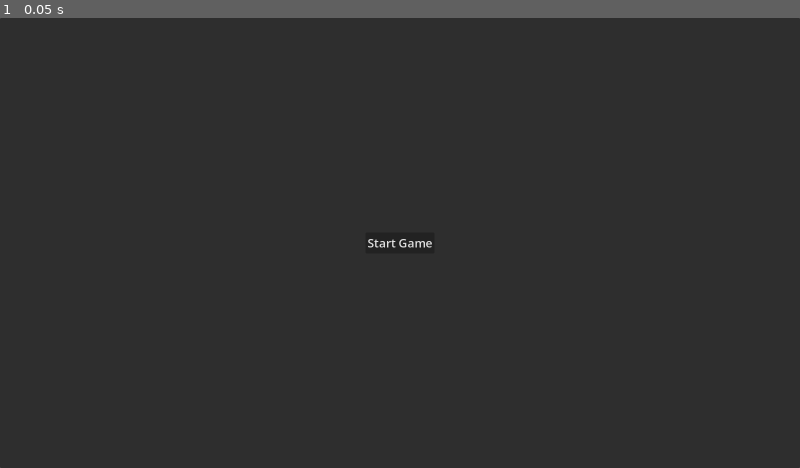
Above: before the commit, frame 1.
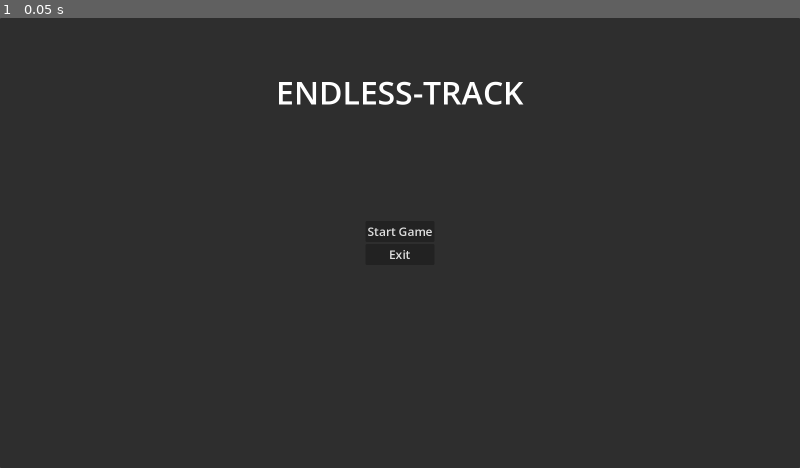
Above: after the commit, the same moment.

Repository: ankit-suman-07/GODOT_EndlessCarTrack_3D
Game: Godot game, scene res://scenes/main_menu.tscn
Same seed, same stepped clock (60 frames per second), same inputs: the game is played once before the commit and once after it. The project has no main scene, so this scene is started directly.
Inputs:
- Up to frame 1 (0.05 s): no input

The runs differ from the first frame. In frame 1, 0.9% of the frame differs, in the area x 34-66%, y 14-54%.

Commit message:
Create main menu and car scene

Diff:
--- /dev/null
+++ b/scenes/car_scene.tscn
@@ -0,0 +1,16 @@
+[gd_scene format=3 uid="uid://busjtyp2ocbqp"]
+
+[sub_resource type="BoxMesh" id="BoxMesh_e2su5"]
+size = Vector3(1, 0.5, 2)
+
+[sub_resource type="BoxShape3D" id="BoxShape3D_e2su5"]
+
+[node name="CarScene" type="Node3D" unique_id=2126824290]
+
+[node name="CharacterBody3D" type="CharacterBody3D" parent="." unique_id=2006845230]
+
+[node name="MeshInstance3D" type="MeshInstance3D" parent="CharacterBody3D" unique_id=2122356960]
+mesh = SubResource("BoxMesh_e2su5")
+
+[node name="CollisionShape3D" type="CollisionShape3D" parent="CharacterBody3D" unique_id=1669808076]
+shape = SubResource("BoxShape3D_e2su5")
--- /dev/null
+++ b/scenes/game_scene.tscn
@@ -0,0 +1,3 @@
+[gd_scene format=3 uid="uid://2xdoiiw1n121"]
+
+[node name="GameScene" type="Node3D" unique_id=1511246047]
--- a/scenes/main_menu.tscn
+++ b/scenes/main_menu.tscn
@@ -1,4 +1,6 @@
 [gd_scene format=3 uid="uid://bj32o3u55cbim"]
+
+[ext_resource type="Script" uid="uid://b3dlw3b2xskpx" path="res://scripts/main_menu.gd" id="1_l6cm7"]
 
 [node name="MainMenu" type="Control" unique_id=359016908]
 layout_mode = 3
@@ -7,6 +9,7 @@
 anchor_bottom = 1.0
 grow_horizontal = 2
 grow_vertical = 2
+script = ExtResource("1_l6cm7")
 
 [node name="Panel" type="Panel" parent="." unique_id=1377376746]
 layout_mode = 1
@@ -30,7 +33,25 @@
 grow_horizontal = 2
 grow_vertical = 2
 
-[node name="Button" type="Button" parent="Panel/VBoxContainer" unique_id=550312314]
+[node name="Start" type="Button" parent="Panel/VBoxContainer" unique_id=550312314]
 layout_mode = 2
 theme_override_font_sizes/font_size = 24
 text = "Start Game"
+
+[node name="Quit" type="Button" parent="Panel/VBoxContainer" unique_id=1218641995]
+layout_mode = 2
+theme_override_font_sizes/font_size = 24
+text = "Exit"
+
+[node name="Label" type="Label" parent="Panel" unique_id=1928544803]
+layout_mode = 1
+anchors_preset = 10
+anchor_right = 1.0
+offset_bottom = 296.0
+grow_horizontal = 2
+theme_override_font_sizes/font_size = 64
+text = "ENDLESS-TRACK"
+horizontal_alignment = 1
+vertical_alignment = 1
+
+[connection signal="pressed" from="Panel/VBoxContainer/Quit" to="." method="_on_quit_pressed"]
--- /dev/null
+++ b/scripts/main_menu.gd
@@ -0,0 +1,15 @@
+extends Control
+
+
+# Called when the node enters the scene tree for the first time.
+func _ready() -> void:
+	pass # Replace with function body.
+
+
+# Called every frame. 'delta' is the elapsed time since the previous frame.
+func _process(delta: float) -> void:
+	pass
+
+
+func _on_quit_pressed() -> void:
+	get_tree().quit()
Not shown, added: scripts/main_menu.gd.uid
